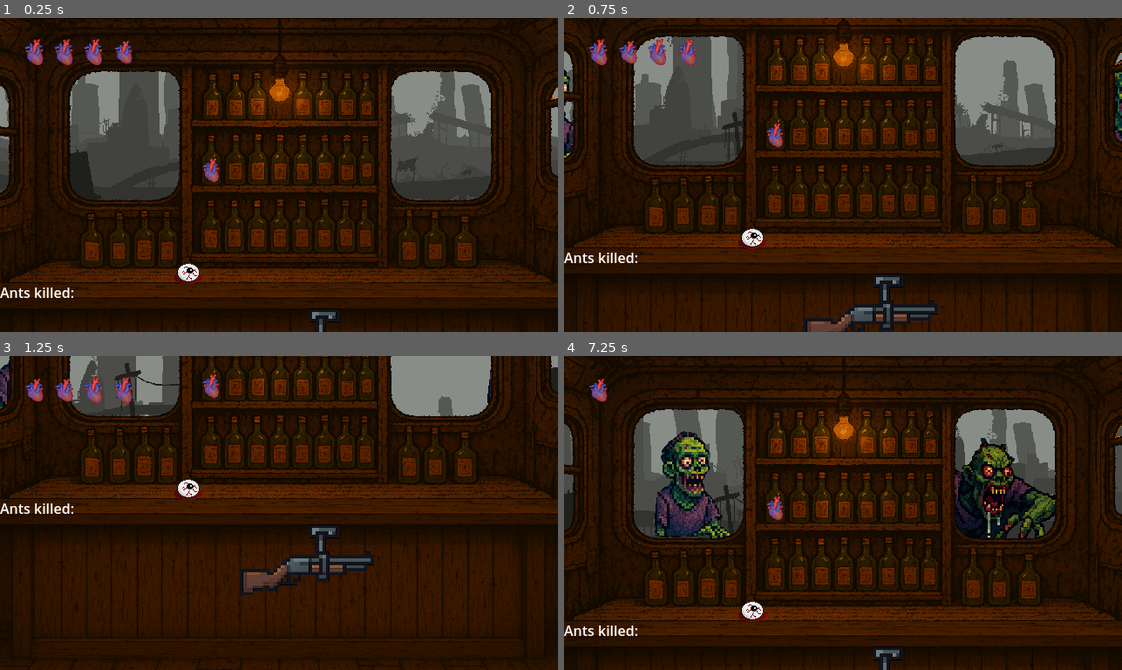
Above: before the commit, frames 1-4 (two rows, left to right).
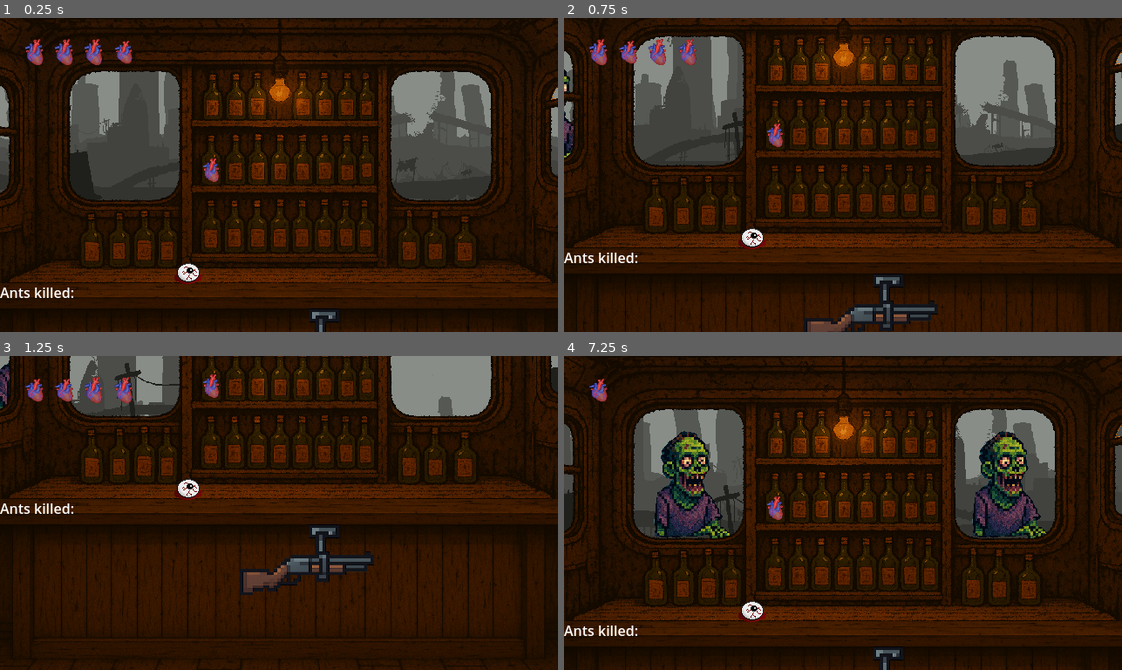
Above: after the commit, the same moments.

Repository: Iaotle/zombie-soup
Game: Godot game, scene res://Scenes/main.tscn
The game is run twice, just before and just after one commit, with the same random seed, the same clock (stepped at 60 frames per second) and the same inputs.
Inputs (mouse positions are in pixels of both pictures, inside the frame that each line leads up to):
- Up to frame 1 (0.25 s): no input
- Up to frame 2 (0.75 s): move the mouse to (965, 159) at 0.52 s; hold Mouse wheel down (scroll_down) from 0.53 s (still down); click (965, 159) at 0.67 s
- Up to frame 3 (1.25 s): keep holding Mouse wheel down (scroll_down)
- Up to frame 4 (7.25 s): move the mouse to (731, 528) at 1.27 s; release Mouse wheel down (scroll_down) at 1.28 s; tap one key every 1.5 s from 1.35 s: Mouse wheel up (scroll_up) Mouse wheel down (scroll_down) Space (spacebar) Mouse wheel up (scroll_up); click (731, 528) at 1.42 s; move the mouse to (898, 443) at 2.02 s; hold Space (spacebar) 2.03-2.78 s; click (898, 443) at 2.17 s; move the mouse to (815, 575) at 2.77 s; click (815, 575) at 2.92 s; move the mouse to (1010, 560) at 3.52 s; hold Mouse wheel up (scroll_up) 3.53-4.28 s; click (1010, 560) at 3.67 s; move the mouse to (675, 465) at 4.27 s; click (675, 465) at 4.42 s; move the mouse to (870, 513) at 5.02 s; hold Mouse wheel down (scroll_down) 5.03-5.78 s; click (870, 513) at 5.17 s; move the mouse to (759, 434) at 5.77 s; click (759, 434) at 5.92 s; move the mouse to (965, 497) at 6.52 s; hold Space (spacebar) from 6.53 s (still down); click (965, 497) at 6.67 s

Frame 1 is identical in both runs. In frame 2, 0.3% of the frame differs, in the area x 98-100%, y 13-40%; in frame 3, less than 0.1%; in frame 4, 3.8%, in the area x 70-89%, y 23-59%.

Commit message:
make player take damage, add enemy type

Diff:
--- a/Scenes/main.gd
+++ b/Scenes/main.gd
@@ -2,7 +2,7 @@
 # Define your enemy types here:
 var ENEMY_DEFS = [
 	# Add dictionaries here following the example above, e.g. skeleton, mutant, etc.
-		{
+	{
 		"name": "zombie",
 		"calm_texture": preload("res://Sprites/zombie.png"),
 		"angry_texture": preload("res://Sprites/zombie_mad.png"),
@@ -14,6 +14,19 @@
 		"angry_positions": {1: Vector2(140, 162), 2: Vector2(500, 162)},
 		"angry_sound": preload("res://zombie_mad.mp3")
 	},
+	# same but for mutant:
+	{
+		"name": "mutant",
+		"calm_texture": preload("res://Sprites/mutant.png"),
+		"angry_texture": preload("res://Sprites/mutant_mad.png"),
+		"calm_scale": Vector2(0.1, 0.1),
+		"angry_scale": Vector2(0.1, 0.1),
+		"ingredients": ['finger', 'tooth', 'bone'],
+		"spawn_y": 141,
+		"target_positions": {1: Vector2(147, 141), 2: Vector2(508, 141)},
+		"angry_positions": {1: Vector2(140, 140), 2: Vector2(500, 140)},
+		"angry_sound": preload("res://zombie_mad.mp3")
+	}
 ]
 
 # Tracks active enemies by window (1 or 2)
@@ -21,9 +34,17 @@
 
 func _ready():
 	randomize()
-	# Spawn one enemy in each window at start
-	for window_id in [1, 2]:
-		spawn_enemy(window_id)
+	# Spawn one enemy in window 1 immediately.
+	spawn_enemy(1)
+	# Delay spawn for window 2.
+	var spawn_timer = Timer.new()
+	spawn_timer.one_shot = true
+	add_child(spawn_timer)
+	spawn_timer.connect("timeout", Callable(self, "_on_delayed_spawn"))
+	spawn_timer.start(1.0)
+
+func _on_delayed_spawn():
+	spawn_enemy(2)
 
 func spawn_enemy(window_id):
 	if active_enemies.has(window_id):
@@ -124,8 +145,21 @@
 				return
 
 func _on_angry_timeout(window_id):
-	print("%s at window %d not shot, game over" % [active_enemies[window_id]["def"]["name"], window_id])
-	game_over()
+	print("%s at window %d not shot" % [active_enemies[window_id]["def"]["name"], window_id])
+	$Player.take_damage()
+	# flash screen red
+	var flash = ColorRect.new()
+	flash.color = Color(1, 0, 0, 0.5)
+	flash.size = get_viewport_rect().size
+	flash.position = Vector2.ZERO
+	add_child(flash)
+	# Fade out the flash using Tween
+	var tween = create_tween()
+	tween.tween_property(flash, "modulate:a", 0.0, 0.5)
+	tween.connect("finished", Callable(flash, "queue_free"))
+	# remove enemy
+	_remove_enemy(window_id)
+	spawn_enemy(window_id)
 
 func _remove_enemy(window_id):
 	var data = active_enemies[window_id]
Binary file added: Sprites/ChatGPT Image Jun 7, 2025, 07_23_02 PM.png
Not shown, added: Sprites/ChatGPT Image Jun 7, 2025, 07_23_02 PM.png.import
Binary file added: Sprites/mutant.png
Not shown, added: Sprites/mutant.png.import
Binary file added: Sprites/mutant_alt.png
Not shown, added: Sprites/mutant_alt.png.import
Binary file added: Sprites/mutant_mad.png
Not shown, added: Sprites/mutant_mad.png.import
